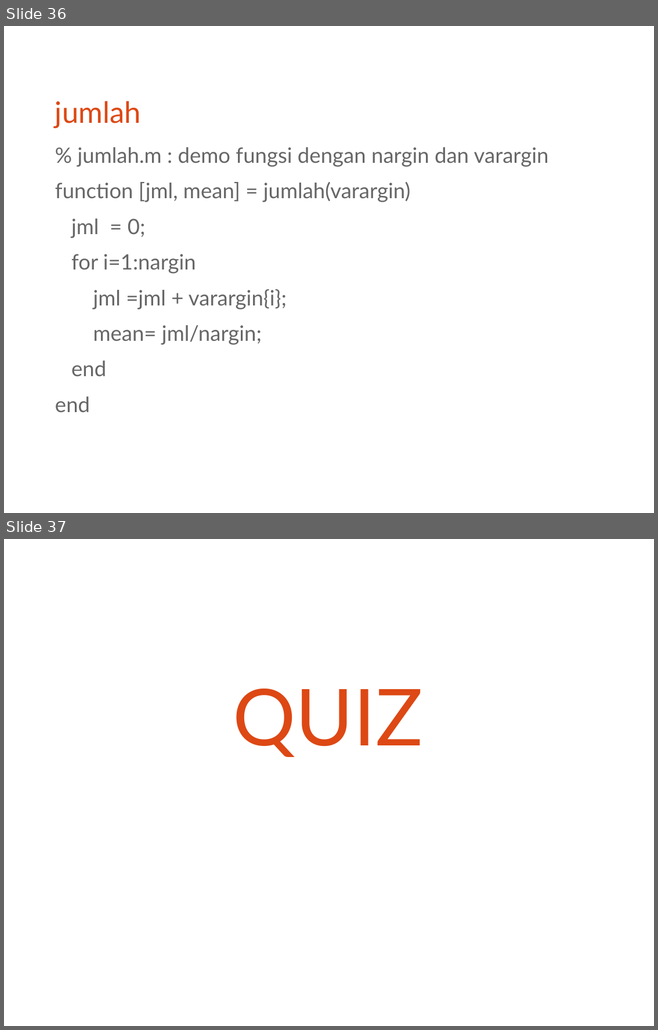
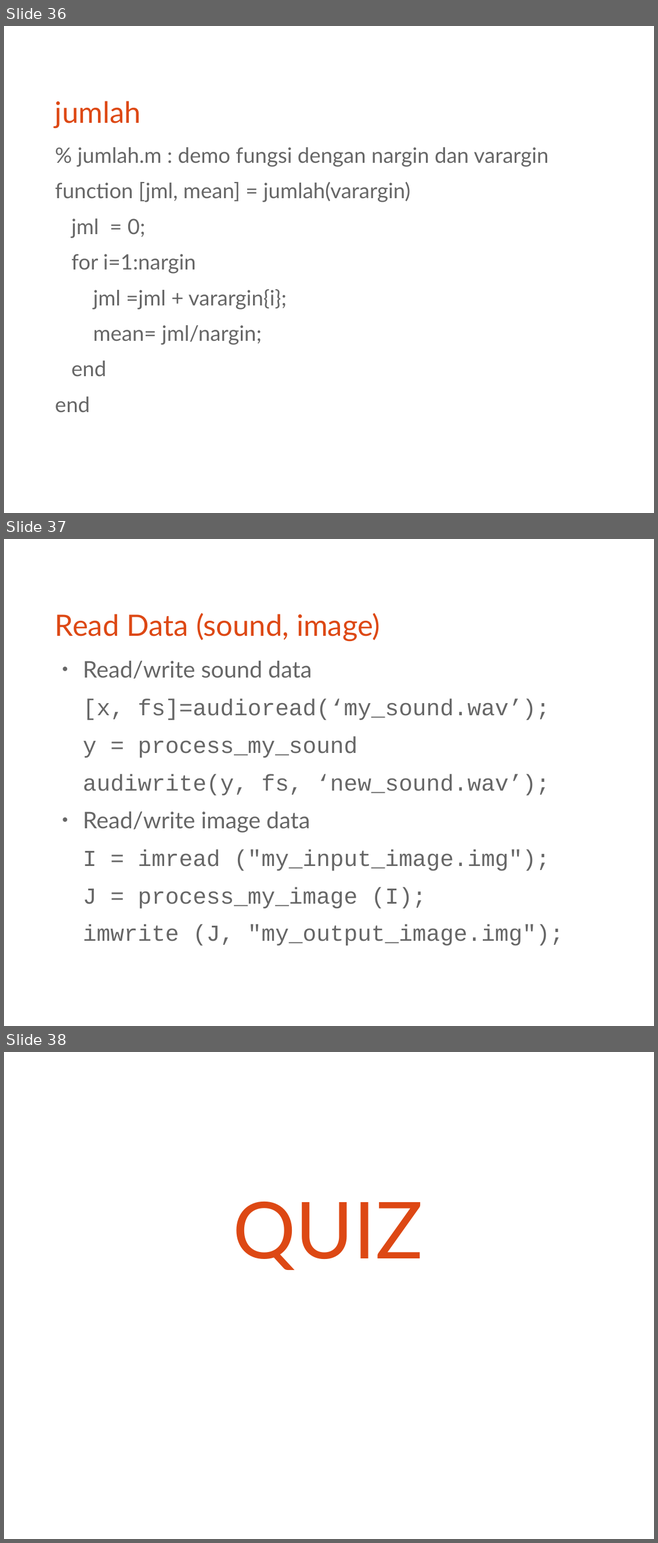
Before and after one commit to bagustris/prokom-tf, a slide deck: slide/matlab.odp. Shown one above the other, each under a label of ours: slides 36 and 37 before the commit, slides 36, 37 and 38 after it. The pictures are 658x1030 and 658x1543 pixels, drawn with LibreOffice and Linux fonts; fonts in the diff are those of the drawing. Boxes give left, top, right and bottom in pixels: in the first picture for what was removed or moved away, otherwise in the second. Text is boxed around its words. In the diff, an @@ line names an element or a change of style, - is before the commit and + after.

```diff
--- a/slide/matlab.odp
+++ b/slide/matlab.odp
@@ slide 37 added at <box>4,539,654,1026</box>, background #FFFFFF @@
@@ title added at <box>55,613,380,641</box>, 36 pt, text #DD4814 @@
+Read Data (sound, image)
@@ text added at <box>83,661,563,946</box>, 28 pt, text #666666 @@
+● Read/write sound data
+[x, fs]=audioread(‘my_sound.wav’);
+y = process_my_sound
+audiwrite(y, fs, ‘new_sound.wav’);
+● Read/write image data
+I = imread ("my_input_image.img");
+J = process_my_image (I);
+imwrite (J, "my_output_image.img");
@@ what was slide 37 is now slide 38 @@
```
Also in this commit, not shown: 7 slides changed, 27 other files.
